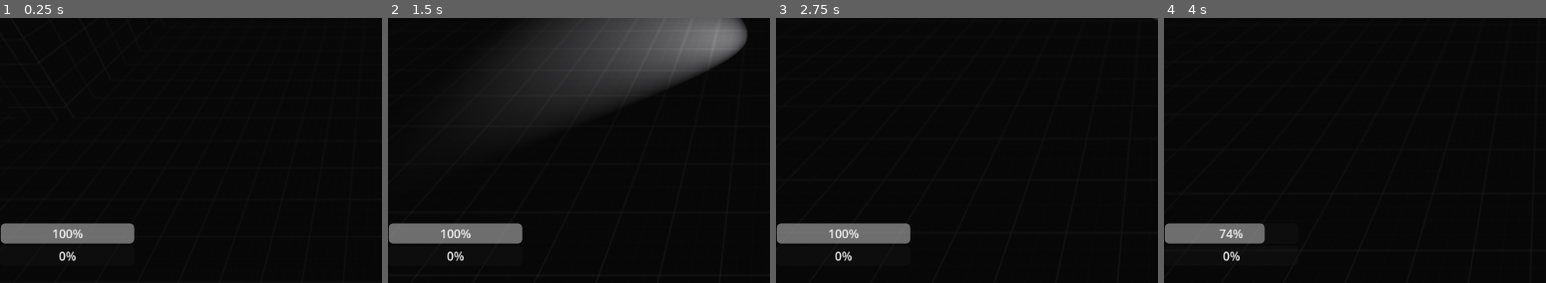
Above: before the commit, frames 1-4 (left to right).
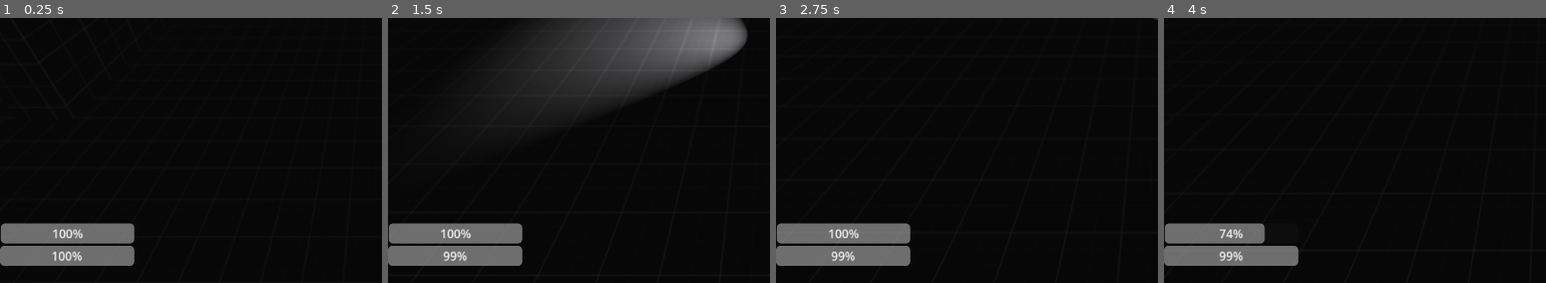
Above: after the commit, the same moments.

Repository: dandyhorse/lightson
Game: Godot game, scene res://scenes/world/world.tscn
The game is run twice, just before and just after one commit, with the same random seed, the same clock (stepped at 60 frames per second) and the same inputs.
Inputs (mouse positions are % of the whole screen's width and height, from its top left):
- Up to frame 1 (0.25 s): no input
- Up to frame 2 (1.5 s): move the mouse to (72, 41) at 0.52 s; hold D (right) 0.53-1.28 s; right-click (72, 41) at 0.6 s; move the mouse to (30, 51) at 1.27 s; hold S (down) from 1.28 s (still down); tap C (crouch) at 1.35 s
- Up to frame 3 (2.75 s): right-click (30, 51) at 1.55 s; move the mouse to (60, 22) at 2.02 s; release S (down) at 2.03 s; hold D (right) from 2.03 s (still down); right-click (60, 22) at 2.1 s
- Up to frame 4 (4 s): move the mouse to (45, 68) at 2.77 s; release D (right) at 2.78 s; hold W (up) 2.78-3.53 s; tap Mouse wheel up (focusFL) at 2.85 s; right-click (45, 68) at 3.05 s; move the mouse to (80, 62) at 3.52 s; hold A (left) from 3.53 s (still down); hold Shift (run) from 3.53 s (still down); right-click (80, 62) at 3.8 s
The pictures show only the part of the screen within x 0-50%, y 50-100%; the shares and areas given below are measured in that part.

The runs differ from the first frame. In frame 1, 2.6% of the frame differs, in the area x 0-36%, y 85-94%; in frame 2, 2.6%; in frame 3, 2.6%; in frame 4, 2.6%.

Commit message:
one shot

Diff:
--- a/scenes/items/flashlight/flashlight.gd
+++ b/scenes/items/flashlight/flashlight.gd
@@ -20,6 +20,7 @@
 	update_flashlight()
 
 func _physics_process(delta: float) -> void:
+	print(current_state)
 	process_flashlight(delta)
 
 func process_flashlight(delta: float) -> void:
@@ -28,6 +29,9 @@
 		var ray = get_screen_point_to_ray()
 		if ray != Vector3.ZERO:
 			flashlight.look_at(ray)
+
+	if reload_timer.is_stopped():
+		_on_ReloadTimer_timeout()
 
 	# Обработка состояния и батареи
 	update_flashlight()
--- a/scenes/player/_player.gd
+++ b/scenes/player/_player.gd
@@ -35,7 +35,7 @@
 	pass;
 
 func _physics_process(delta: float) -> void:
-	#$CanvasLayer/Control/BatteryHUD.value = flashLight.battery_charge;
+	$CanvasLayer/Control/BatteryHUD.value = flashLight.battery_charge;
 	_basicMovement(delta);
 	_handleStaminaState();
 	pass;
